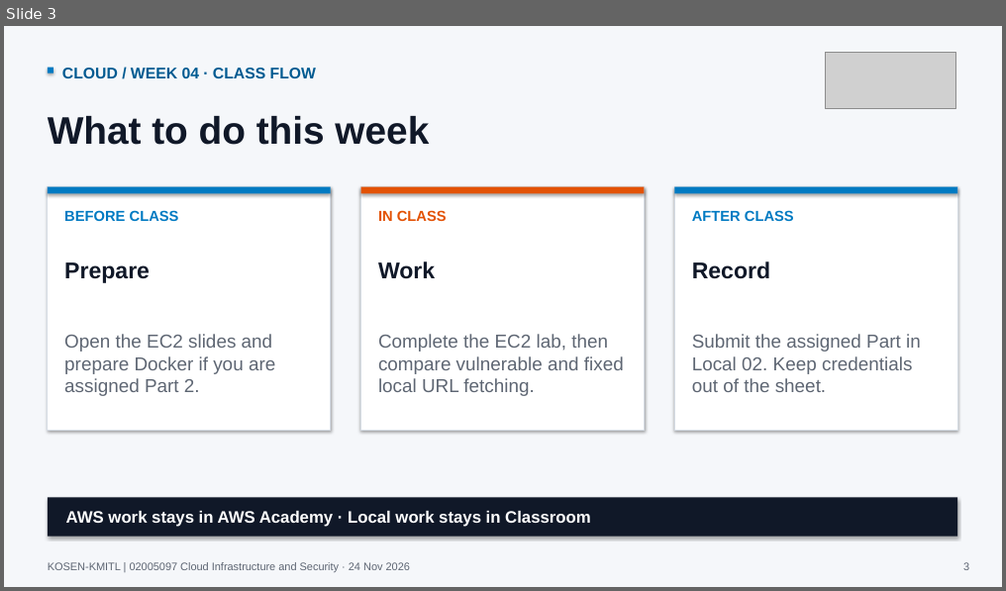
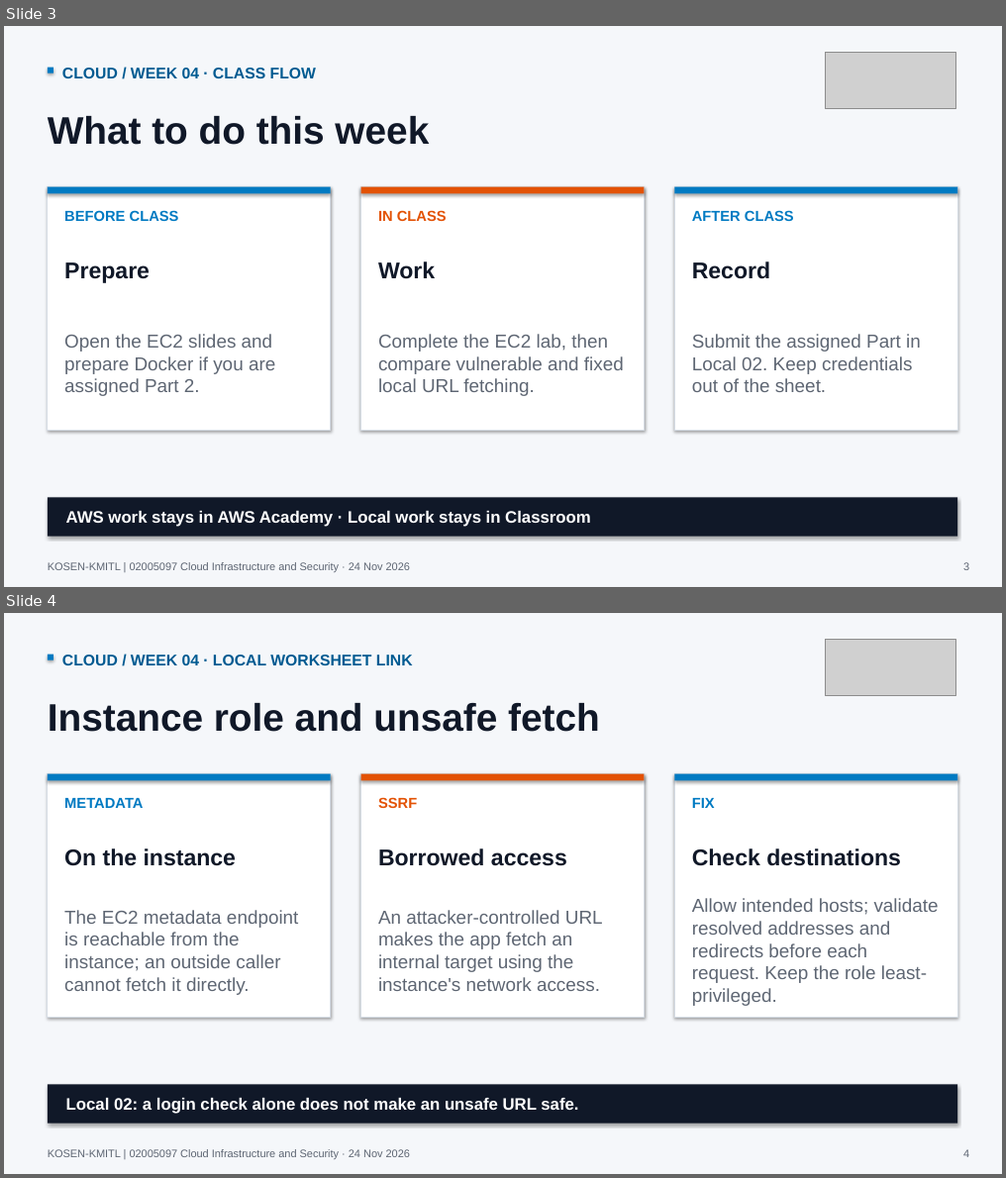
Before and after one commit to nutthakorn7/cloud-infrastructure-security, a slide deck: slides/weekly-bridges/output/Week04_Cloud_Course_Bridge.pptx. Shown one above the other, each under a label of ours: slide 3 before the commit, slides 3 and 4 after it. The pictures are 1006x591 and 1006x1178 pixels, drawn with LibreOffice and Linux fonts; fonts in the diff are those of the drawing; grey boxes stand for pictures. Boxes give left, top, right and bottom in pixels: in the first picture for what was removed or moved away, otherwise in the second. Text is boxed around its words. In the diff, an @@ line names an element or a change of style, - is before the commit and + after.

Commit message:
Align weekly Cloud slides with local worksheets

```diff
--- a/slides/weekly-bridges/output/Week04_Cloud_Course_Bridge.pptx
+++ b/slides/weekly-bridges/output/Week04_Cloud_Course_Bridge.pptx
@@ slide 4 added at (4,613,1002,1174), background #F5F7FA @@
@@ picture added at (826,639,956,695) @@
@@ rectangle added at (48,655,54,661), fill #007AC2 @@
@@ text added at (62,655,413,665), 15 pt, text #005A91, bold @@
+CLOUD / WEEK 04 · LOCAL WORKSHEET LINK
@@ text added at (48,703,600,732), 37 pt, text #101828, bold @@
+Instance role and unsafe fetch
@@ rectangle added at (48,774,331,1017), fill #FFFFFF, outline #D5DCE4 0.8 pt @@
@@ rectangle added at (48,774,331,780), fill #007AC2 @@
@@ rectangle added at (361,774,645,1017), fill #FFFFFF, outline #D5DCE4 0.8 pt @@
@@ rectangle added at (361,774,645,780), fill #E35205 @@
@@ rectangle added at (675,774,957,1017), fill #FFFFFF, outline #D5DCE4 0.8 pt @@
@@ rectangle added at (675,774,957,780), fill #007AC2 @@
@@ text added at (64,798,143,808), 14 pt, text #007AC2, bold @@
+METADATA
@@ text added at (378,797,417,808), 14 pt, text #E35205, bold @@
+SSRF
@@ text added at (692,798,715,808), 14 pt, text #007AC2, bold @@
+FIX
@@ text added at (64,849,236,866), 22 pt, text #101828, bold @@
+On the instance
@@ text added at (378,849,567,866), 22 pt, text #101828, bold @@
+Borrowed access
@@ text added at (692,849,901,866), 22 pt, text #101828, bold @@
+Check destinations
@@ text added at (692,898,939,1006), 18 pt, text #5E6673 @@
+Allow intended hosts; validate resolved addresses and redirects before each request. Keep the role least-privileged.
@@ text added at (64,910,298,995), 18 pt, text #5E6673 @@
+The EC2 metadata endpoint is reachable from the instance; an outside caller cannot fetch it directly.
@@ text added at (378,910,603,991), 18 pt, text #5E6673 @@
+An attacker-controlled URL makes the app fetch an internal target using the instance's network access.
@@ rectangle added at (48,1084,957,1124), fill #101828 @@
@@ text added at (66,1098,578,1114), 16 pt, text #FFFFFF, bold @@
+Local 02: a login check alone does not make an unsafe URL safe.
@@ text added at (48,1150,410,1159), 10.5 pt, text #5E6673 @@
+KOSEN-KMITL | 02005097 Cloud Infrastructure and Security · 24 Nov 2026
@@ text added at (963,1150,969,1157), 10.5 pt, text #5E6673 @@
+4
```
Also in this commit, not shown: 16 other files.
